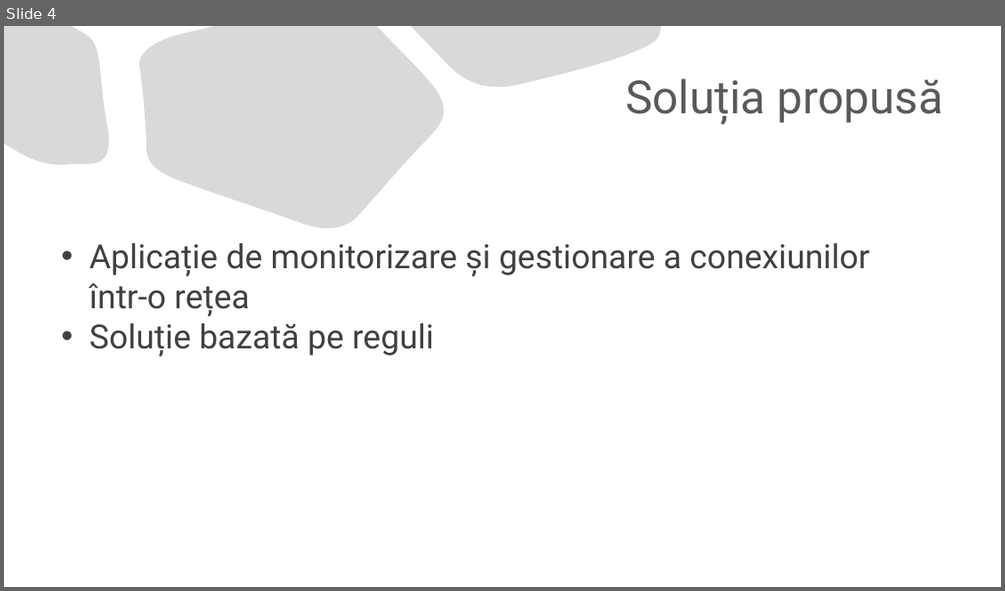
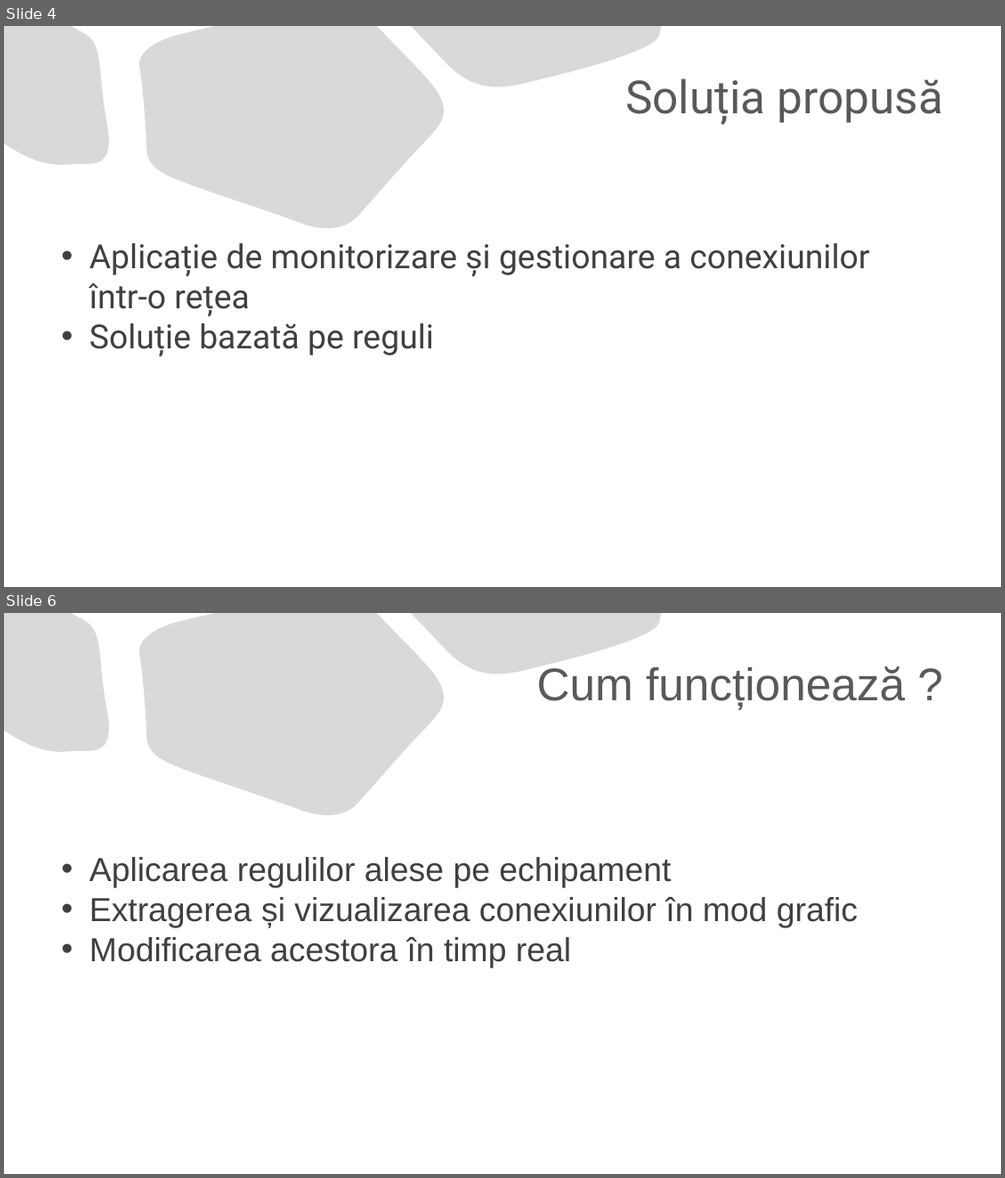
Before and after one commit to TheodorPredescu/Intrusion-Detection-and-Prevention-System, a slide deck: document/prezentare_scss.pptx. Shown one above the other, each under a label of ours: slide 4 before the commit, slides 4 and 6 after it; the slides between them are not shown. The pictures are 1005x591 and 1005x1178 pixels, drawn with LibreOffice and Linux fonts; fonts in the diff are those of the drawing. Boxes give left, top, right and bottom in pixels: in the first picture for what was removed or moved away, otherwise in the second. Text is boxed around its words. In the diff, an @@ line names an element or a change of style, - is before the commit and + after.

Commit message:
Just text added to the presentation scss

```diff
--- a/document/prezentare_scss.pptx
+++ b/document/prezentare_scss.pptx
@@ slide 6 added at [4,613,1001,1174], background #FFFFFF; not listed: 3 template elements that a slide beside it also shows @@
@@ title added at [537,666,905,709], 44 pt, text #595959 @@
+Cum funcționează ?
@@ text added at [89,857,858,968], 32 pt, text #404040 @@
+• Aplicarea regulilor alese pe echipament
+• Extragerea și vizualizarea conexiunilor în mod grafic
+• Modificarea acestora în timp real
```
Also in this commit, not shown: 1 slide changed, 2 other slides added, 5 slides removed.
